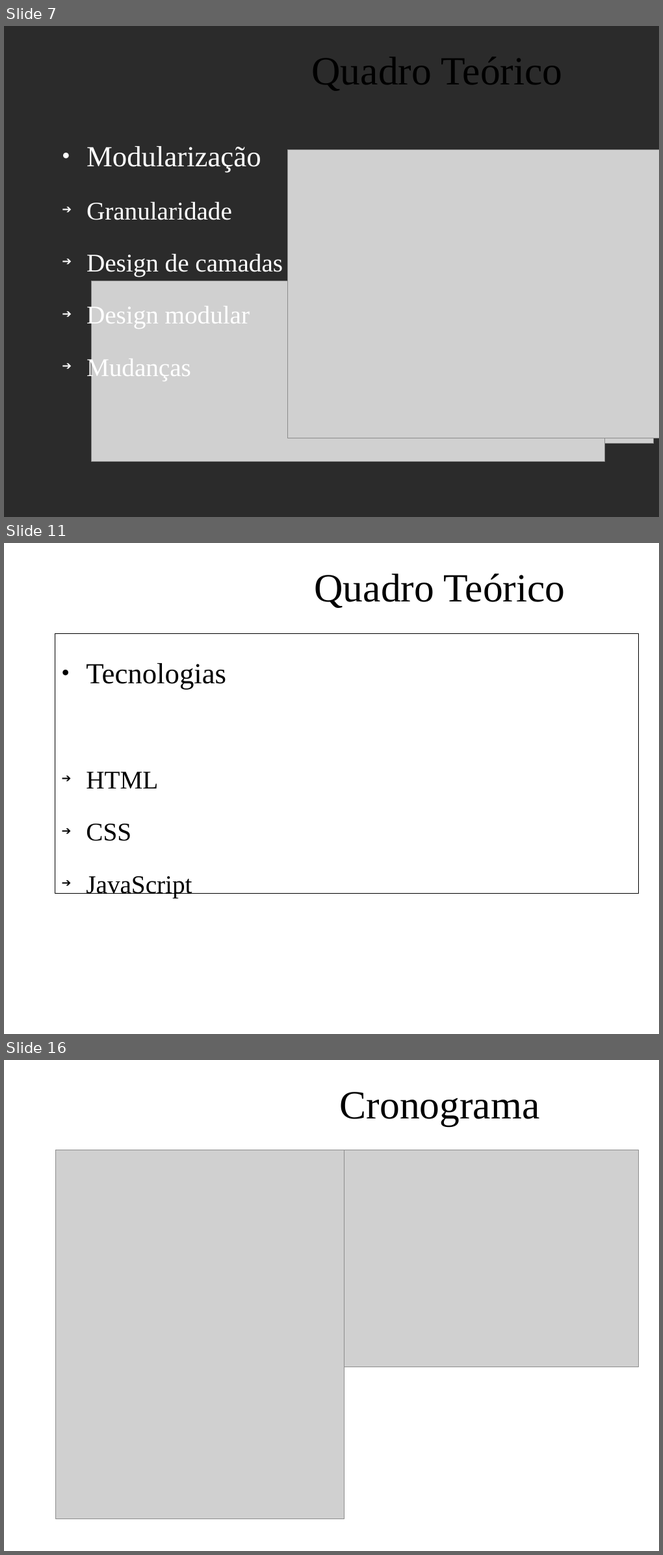
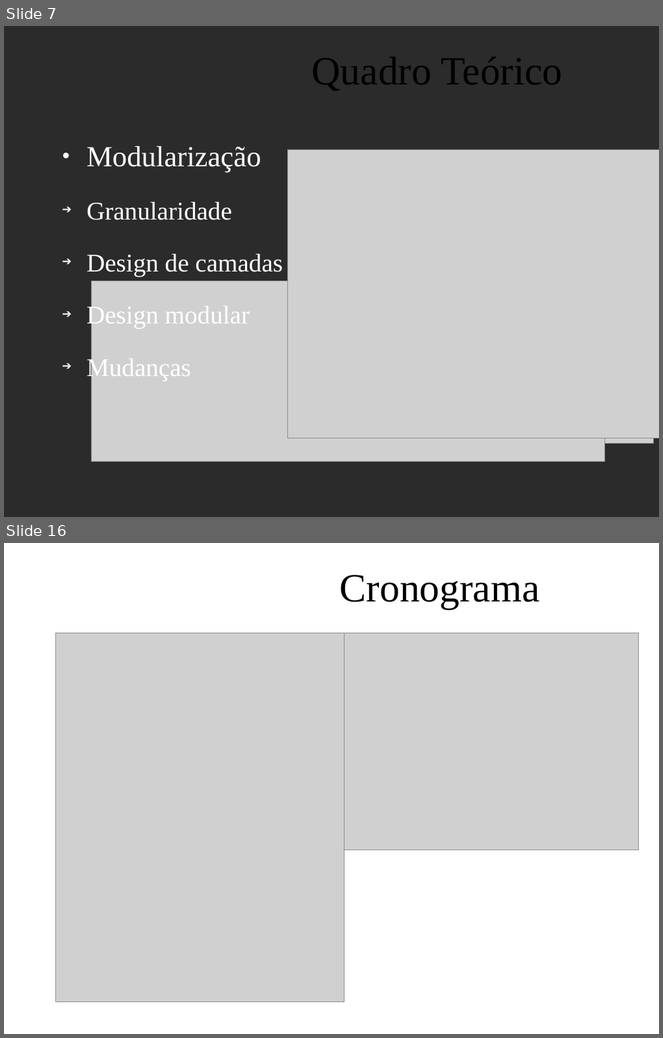
Before and after one commit to feliperodriguesprado/tcc_repository, a slide deck: documents/life_cycle/qualificacao/qualificacao_slides.odp. Shown one above the other, each under a label of ours: slides 7, 11 and 16 before the commit, slides 7 and 16 after it; the slides between them are not shown. The pictures are 663x1555 and 663x1038 pixels, drawn with LibreOffice and Linux fonts; fonts in the diff are those of the drawing; grey boxes stand for pictures; background and template pictures are left out; a plain dark background stands for a picture behind light text. Boxes give left, top, right and bottom in pixels: in the first picture for what was removed or moved away, otherwise in the second. Text is boxed around its words. In the diff, an @@ line names an element or a change of style, - is before the commit and + after.

```diff
--- a/documents/life_cycle/qualificacao/qualificacao_slides.odp
+++ b/documents/life_cycle/qualificacao/qualificacao_slides.odp
@@ slide 11 removed at [4, 543, 659, 1034], background picture (left out) @@
@@ title removed at [314, 574, 565, 608] @@
-Quadro Teórico
@@ rectangle removed at [55, 634, 638, 894] @@
-● Tecnologias
-  ➔ HTML
-  ➔ CSS
-  ➔ JavaScript
```
Also in this commit, not shown: 12 slides changed, 3 slides added, 1 other slide removed.
